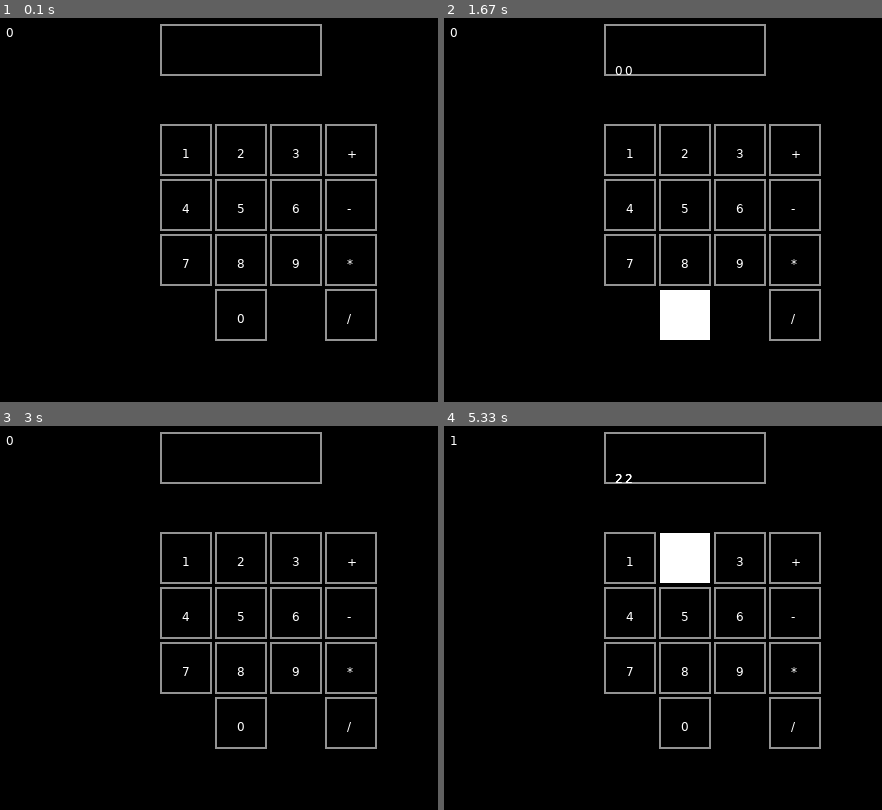
Above: before the commit, frames 1-4 (two rows, left to right).
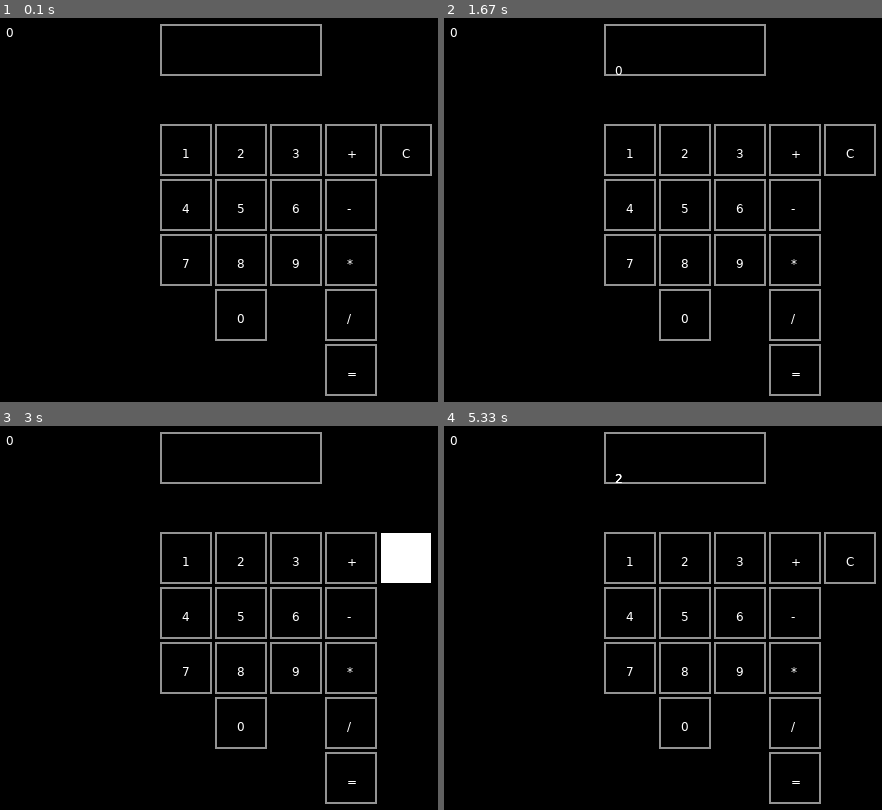
Above: after the commit, the same moments.

Repository: Oanium/Calculator
Game: LÖVE game, started from main.lua
Two runs of this game, one before a commit and one after it. Both use one fixed random seed, a clock stepped at 60 frames per second and the inputs below.
Inputs (mouse positions are in pixels of both pictures, inside the frame that each line leads up to):
- Up to frame 1 (0.1 s): no input
- Up to frame 2 (1.67 s): hold Up 0.33-0.8 s; click "*" at 0.88 s; click "0" at 1.22 s; click "0" at 1.55 s
- Up to frame 3 (3 s): click "+" at 1.88 s; hold Up 2.17-2.63 s; click (407, 556) at 2.72 s, where only the run after the commit has a clickable "C"
- Up to frame 4 (5.33 s): click (684, 456) at 3.05 s; click "-" at 3.38 s; click "1" at 3.72 s; click "1" at 4.05 s; click "/" at 4.38 s; click "2" at 4.72 s; click "2" at 5.05 s

The runs differ from the first frame. In frame 1, 0.5% of the frame differs, in the area x 74-99%, y 27-99%; in frame 2, 2.1%; in frame 3, 1.7%; in frame 4, 2.2%, in the area x 1-99%, y 2-99%.

Commit message:
Added Clear, equals, and partially fixed the operators

Diff:
--- a/main.lua
+++ b/main.lua
@@ -26,7 +26,8 @@
     operators['-'] = ClickBox(420, 255, 50, 50, '-')
     operators['*'] = ClickBox(420, 310, 50, 50, '*')
     operators['/'] = ClickBox(420, 365, 50, 50, '/')
-
+    operators['='] = ClickBox(420, 365+55, 50, 50, '=')
+    operators['C'] = ClickBox(420+55, 200, 50, 50, 'C')
 
     currentPress = false
 
@@ -81,76 +82,99 @@
             y >= v.y and
             y <= v.y + v.height then
 
-                operatorCount = operatorCount + 1
-
-                if operatorCount == 2 then
-                    numResult = 0
-
-                    if v.data == '+' then
+
+                if v.data == '+' then
+                    wuhOp = '+'
+
+                    for i, v in ipairs(numDisplayed) do
+                        storeNumbers[i] = v
+                    end
+
+                    for k in pairs(numDisplayed) do
+                        numDisplayed[k] = nil
+                    end
+                elseif v.data == '-' then
+                    wuhOp = '-'
+
+                    for i, v in ipairs(numDisplayed) do
+                        storeNumbers[i] = v
+                    end
+
+                    for k in pairs(numDisplayed) do
+                        numDisplayed[k] = nil
+                    end
+                elseif v.data == '*' then
+                    wuhOp = '*'
+
+                    for i, v in ipairs(numDisplayed) do
+                        storeNumbers[i] = v
+                    end
+
+                    for k in pairs(numDisplayed) do
+                        numDisplayed[k] = nil
+                    end
+                elseif v.data == '/' then
+                    wuhOp = '/'
+
+                    for i, v in ipairs(numDisplayed) do
+                        storeNumbers[i] = v
+                    end
+
+                    for k in pairs(numDisplayed) do
+                        numDisplayed[k] = nil
+                    end
+                elseif v.data == '=' then
+
+                    if #storeNumbers == 0 then
                         stringConc = ""
                         for i,v in ipairs(numDisplayed) do
                             stringConc = stringConc .. v
                         end
-                        numResult = numResult + tonumber(stringConc)
-                        stringConc = ""
-                        for i, v in ipairs(storeNumbers) do
-                           stringConc = stringConc .. v
-                        end
-
-                        numResult = numResult + tonumber(stringConc)
-                        operatorCount = 0
-
-                    elseif v.data == '-' then
-                        stringConc = ""
-                        for i,v in ipairs(numDisplayed) do
-                            stringConc = stringConc .. v
-                        end
-                        numResult = numResult + tonumber(stringConc)
-                        stringConc = ""
-                        for i, v in ipairs(storeNumbers) do
-                           stringConc = stringConc .. v
-                        end
-
-                        numResult = numResult - tonumber(stringConc)
-                        operatorCount = 0
-                    elseif v.data == '*' then
-                        stringConc = ""
-                        for i,v in ipairs(numDisplayed) do
-                            stringConc = stringConc .. v
-                        end
-                        numResult = numResult + tonumber(stringConc)
-                        stringConc = ""
-                        for i, v in ipairs(storeNumbers) do
-                           stringConc = stringConc .. v
-                        end
-
-                        numResult = numResult * tonumber(stringConc)
-                        operatorCount = 0
-                    elseif v.data == '/' then
-                        local num1 = 0
-                        local num2 = 0
-                        stringConc = ""
-
-                        for i,v in ipairs(numDisplayed) do
-                            stringConc = stringConc .. v
-                        end
-                        num1 = tonumber(stringConc)
-
-                        stringConc = ""
-                        for i, v in ipairs(storeNumbers) do
-                           stringConc = stringConc .. v
-                        end
-
-                        num2 = tonumber(stringConc)
-                        numResult = num1/num2
-
-                        operatorCount = 0
-                    end
-
-                end
-                storeNumbers = numDisplayed
-                for k in pairs(numDisplayed) do
-                    numDisplayed[k] = nil
+                        numResult = tonumber(stringConc)
+
+                        break
+                    end
+                    stringConc = ""
+                    for i,v in ipairs(numDisplayed) do
+                        stringConc = stringConc .. v
+                    end
+                    num1 = tonumber(stringConc)
+
+
+
+                    stringConc  = ""
+                    for i,v in ipairs(storeNumbers) do
+                        stringConc = stringConc .. v
+                    end
+                    num2 = tonumber(stringConc)
+
+                    numResult = 0
+                        if wuhOp == '+' then
+                            numResult = num1 + num2
+                        elseif wuhOp == '-' then
+                            numResult = num2 - num1
+                        elseif wuhOp == '*' then
+                            numResult = num1 * num2
+                        elseif wuhOp == '/' then
+                            numResult = num2 / num1
+                        end
+                    for k in pairs(numDisplayed) do
+                        numDisplayed[k] = nil
+                    end
+                elseif v.data == 'C' then
+                    if #numDisplayed ~= 0 then
+                        for v in pairs(numDisplayed) do
+                            numDisplayed[v] = nil
+                        end
+                    end
+
+                    if #storeNumbers ~= 0 then
+                        for v in pairs(storeNumbers) do
+                            storeNumbers[v] = nil
+                        end
+                    end
+
+                    numResult = 0
                 end
             end
         end
@@ -161,11 +185,18 @@
     for i, v in ipairs(numDisplayed) do
        print(v)
     end
-end
-
+    for i, v in ipairs(storeNumbers) do
+       print(v)
+    end
+end
+
+
+function whenEqualPressed()
+
+end
 
 function love.draw()
-    dispBox:render()
+    love.graphics.rectangle("line", 255, 100, 160, 50)
     for i,v in pairs(numbers) do
         v:render()
         if v.pressed then
@@ -177,7 +208,7 @@
         end
     end
 
-    love.graphics.print(tostring(numResult), 100, 100)
+    love.graphics.print(numResult, 100, 100)
 
     for i,v in pairs(operators) do
         v:render()
